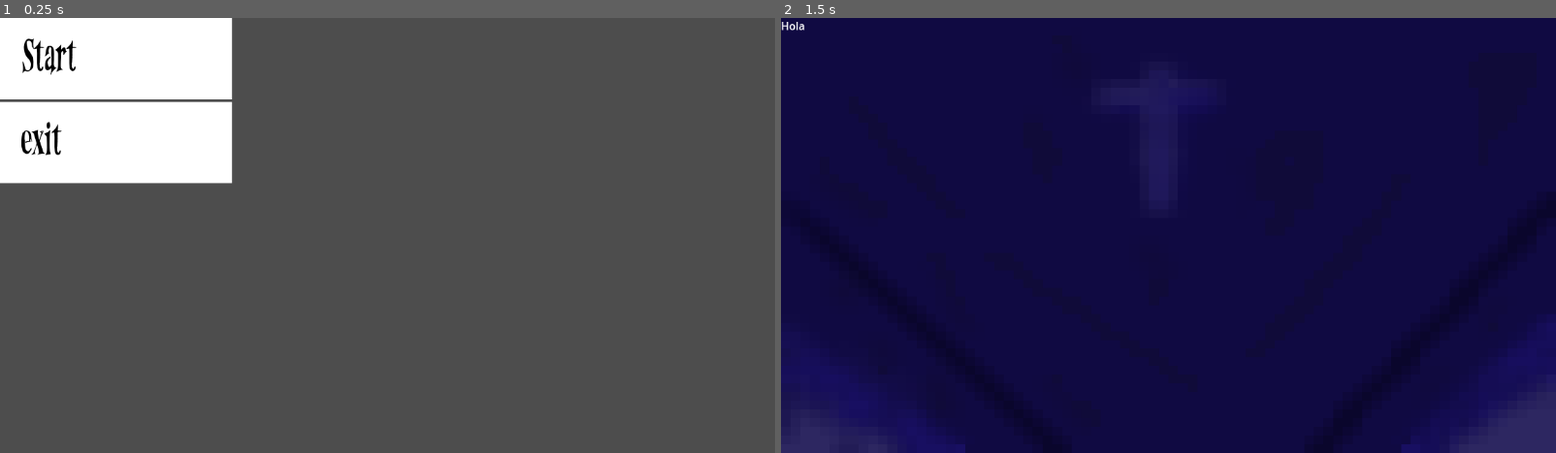
Above: before the commit, frames 1-2 (left to right).
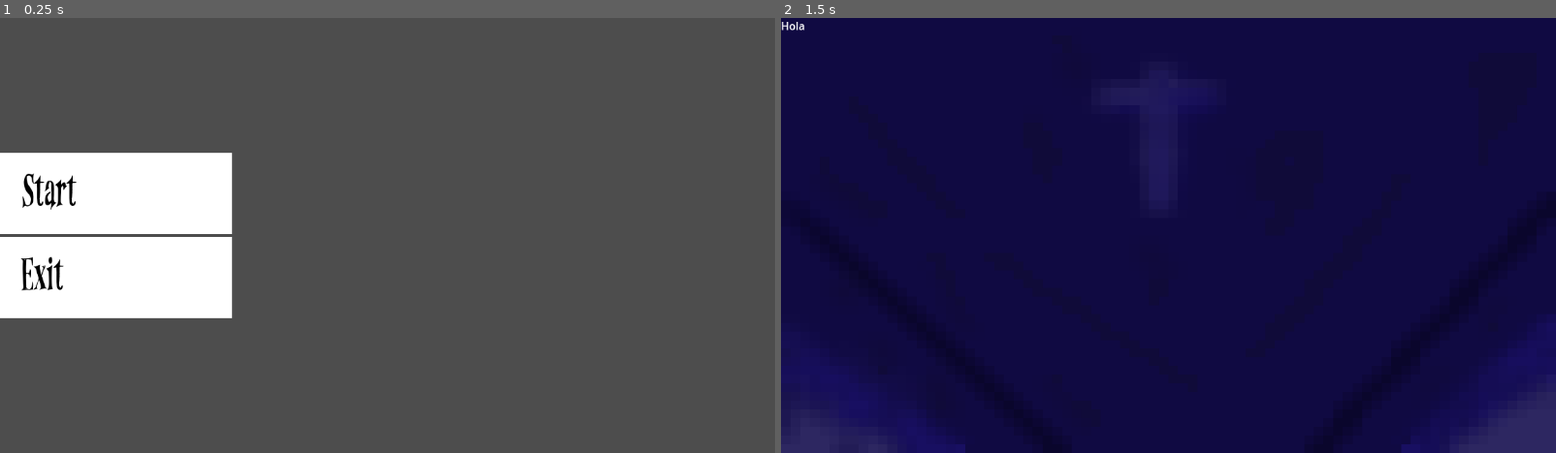
Above: after the commit, the same moments.

Repository: WalterScherk/In_a_coffin
Game: Godot game, scene res://Scenes/MainMenu.tscn
The game is run twice, just before and just after one commit, with the same random seed, the same clock (stepped at 60 frames per second) and the same inputs.
Inputs:
- Up to frame 1 (0.25 s): no input
- Up to frame 2 (1.5 s): click "Start" at 0.5 s; tap Enter at 1.25 s

The runs differ from the first frame. In frame 1, 18% of the frame differs, in the area x 0-31%, y 0-70%; in frame 2, nothing differs.

Commit message:
Cambiosen el menu

Diff:
--- a/In a coffin/In a Coffin/Scenes/MainMenu.tscn
+++ b/In a coffin/In a Coffin/Scenes/MainMenu.tscn
@@ -6,6 +6,7 @@
 [ext_resource type="FontFile" uid="uid://bo4ls2pxu5tuj" path="res://Scenes/UnfinishedScreamRegular.otf" id="4_m5xo3"]
 
 [node name="MainMenu" type="Node2D"]
+position = Vector2(0, 201)
 script = ExtResource("1_yjsqe")
 
 [node name="VBoxContainer" type="VBoxContainer" parent="."]
@@ -36,12 +37,12 @@
 layout_mode = 0
 offset_left = 31.0
 offset_top = 26.0
-offset_right = 90.0
+offset_right = 93.0
 offset_bottom = 97.0
 theme_override_colors/font_color = Color(0, 0, 0, 1)
 theme_override_fonts/font = ExtResource("4_m5xo3")
 theme_override_font_sizes/font_size = 70
-text = "exit"
+text = "Exit"
 
 [connection signal="pressed" from="VBoxContainer/TextureButton2" to="." method="_on_texture_button_2_pressed"]
 [connection signal="pressed" from="VBoxContainer/TextureButton" to="." method="_on_texture_button_pressed"]
